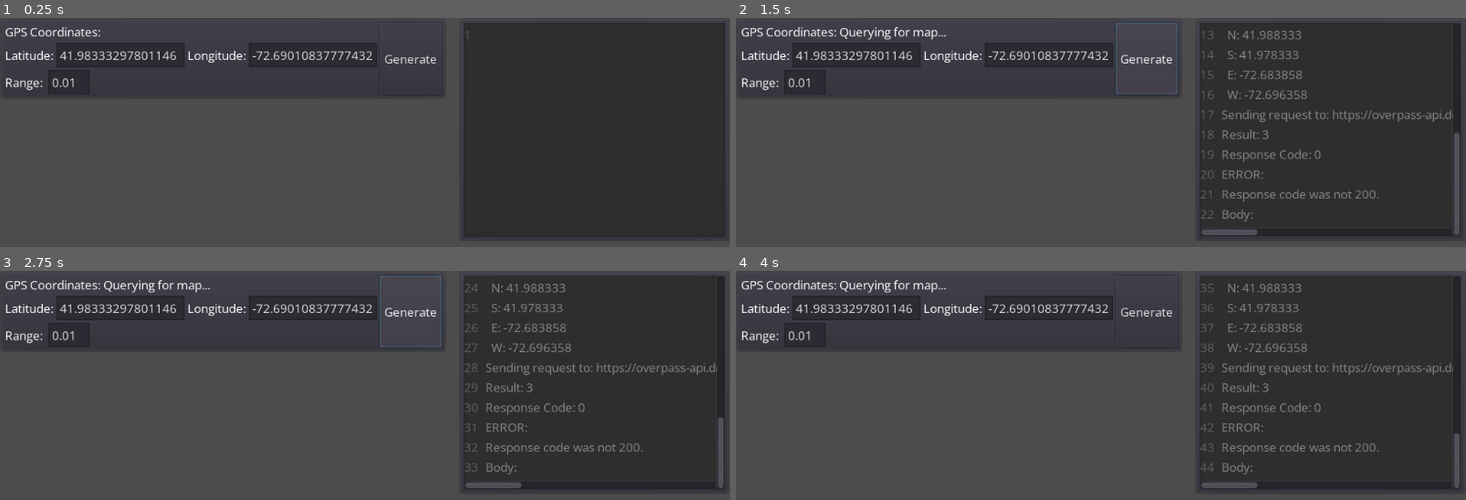
Above: before the commit, frames 1-4 (two rows, left to right).
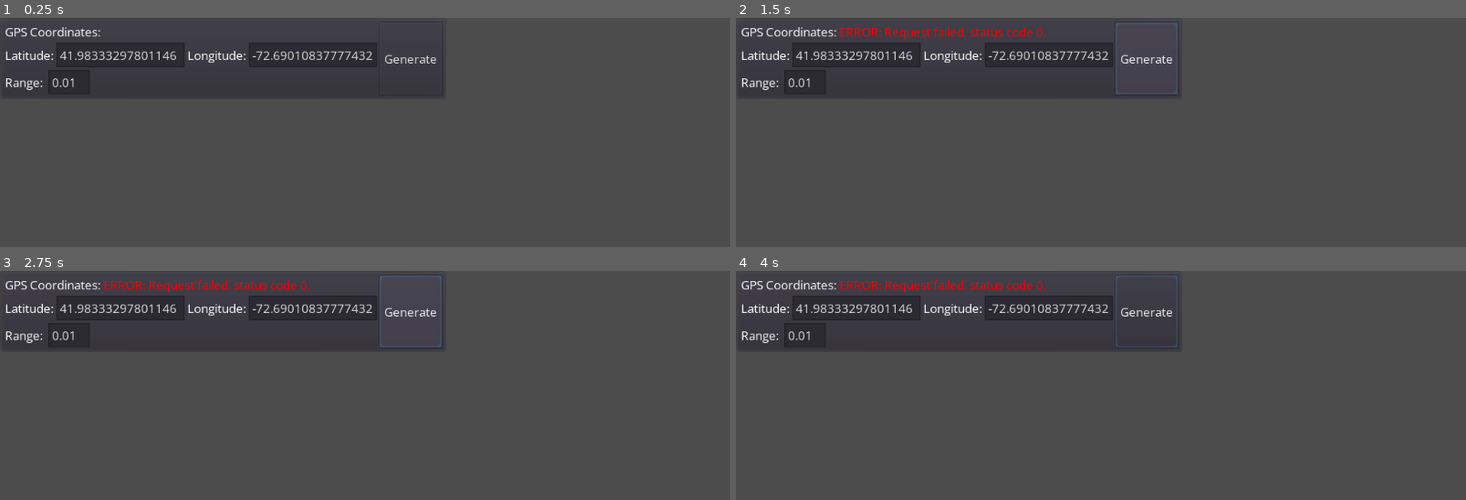
Above: after the commit, the same moments.

Repository: Netruk44/walking-app-proto-v2
Game: Godot game, scene res://scenes/Root.tscn
Same seed, same stepped clock (60 frames per second), same inputs: the game is played once before the commit and once after it.
Inputs (mouse positions are in pixels of both pictures, inside the frame that each line leads up to):
- Up to frame 1 (0.25 s): no input
- Up to frame 2 (1.5 s): click "Generate" at 0.5 s; click "Generate" at 1.25 s
- Up to frame 3 (2.75 s): click "Generate" at 2 s
- Up to frame 4 (4 s): tap Enter at 2.75 s; move the mouse to (1261, 463) at 2.77 s; click (1261, 463) at 2.92 s; tap Space at 3.5 s; drag from (outside the picture) to (outside the picture) at 3.52 s

The runs differ from the first frame. In frame 1, 34% of the frame differs, in the area x 63-100%, y 1-96%; in frame 2, 31%; in frame 3, 31%; in frame 4, 31%.

Commit message:
Send error message from api to ui

Diff:
--- a/scenes/Root.gd
+++ b/scenes/Root.gd
@@ -24,12 +24,15 @@
 	else:
 		$Map.zoomToFit = $Map.ZoomType.Fit_All_Returned_Data
 
-	$UI_CanvasLayer/UI/GPSCoordsPanel.showMessage("Querying for map...")
+	$UI_CanvasLayer/UI/GPSCoordsPanel.showPermanentMessage("Querying for map...")
 	$Logic/OpenMapsApi.GetHighwaysInGpsRect(coords)
 
 func _on_OpenMapsApi_on_map_data(result_object, requested_window):
 	$UI_CanvasLayer/UI/GPSCoordsPanel.showMessage("Successfully retrieved map!")
 	$Map.addFromOpenMapsApi(result_object, requested_window)
+
+func _on_OpenMapsApi_on_map_error(response_code, body):
+	$UI_CanvasLayer/UI/GPSCoordsPanel.showError("Request failed, status code %d." % response_code)
 
 func _on_error(txt):
 	self.log("ERROR:")
--- a/scenes/Root.tscn
+++ b/scenes/Root.tscn
@@ -51,6 +51,7 @@
 margin_bottom = 114.0
 
 [node name="ConsolePanel" parent="UI_CanvasLayer/UI" instance=ExtResource( 4 )]
+visible = false
 anchor_left = 1.0
 anchor_right = 1.0
 margin_left = -380.0
@@ -75,6 +76,7 @@
 [connection signal="on_error" from="Logic/OpenMapsApi" to="." method="_on_error"]
 [connection signal="on_info" from="Logic/OpenMapsApi" to="." method="_on_info"]
 [connection signal="on_map_data" from="Logic/OpenMapsApi" to="." method="_on_OpenMapsApi_on_map_data"]
+[connection signal="on_map_error" from="Logic/OpenMapsApi" to="." method="_on_OpenMapsApi_on_map_error"]
 [connection signal="request_completed" from="Logic/OpenMapsApi/HTTPRequest" to="Logic/OpenMapsApi" method="_on_HTTPRequest_request_completed"]
 [connection signal="on_error" from="Map" to="." method="_on_error"]
 [connection signal="on_info" from="Map" to="." method="_on_info"]
--- a/scenes/UI/GPSCoordsPanel.gd
+++ b/scenes/UI/GPSCoordsPanel.gd
@@ -81,3 +81,15 @@
 
 	var timer = $ContainerHBox/ControlsVBox/LabelsHBox/ErrorTimer
 	timer.start()
+
+func showPermanentMessage(text):
+	# Stop timer if running
+	var timer = $ContainerHBox/ControlsVBox/LabelsHBox/ErrorTimer
+	timer.stop()
+
+	var label = $ContainerHBox/ControlsVBox/LabelsHBox/ErrorLabel
+	label.remove_color_override("font_color")
+	label.text = text
+
+	if not label.visible:
+		label.show()
--- a/scripts/OpenMapsApi.gd
+++ b/scripts/OpenMapsApi.gd
@@ -3,6 +3,7 @@
 signal on_info
 signal on_error
 signal on_map_data
+signal on_map_error
 
 export var overpass_api_url = "https://overpass-api.de/api/interpreter"
 var request_running = false
@@ -53,7 +54,9 @@
 
 	if response_code != 200:
 		self.on_error("Response code was not 200.")
-		self.on_info("Body: %s" % body.get_string_from_utf8())
+		var body_str = body.get_string_from_utf8()
+		self.on_info("Body: %s" % body_str)
+		emit_signal("on_map_error", response_code, body_str)
 		return
 
 	var json_parse_result = JSON.parse(body.get_string_from_utf8())
